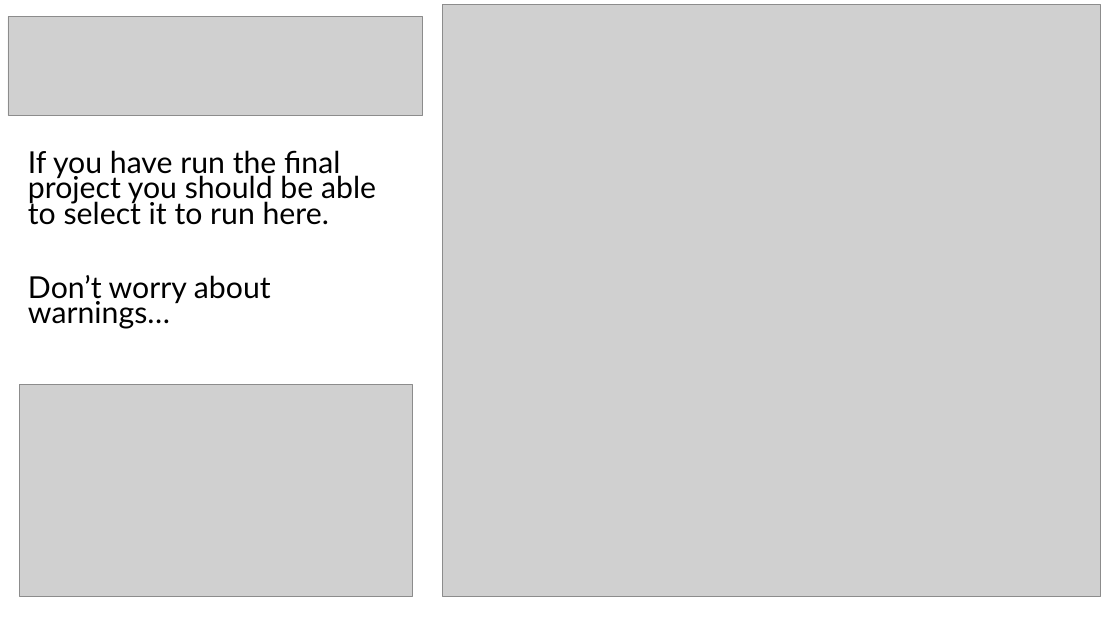
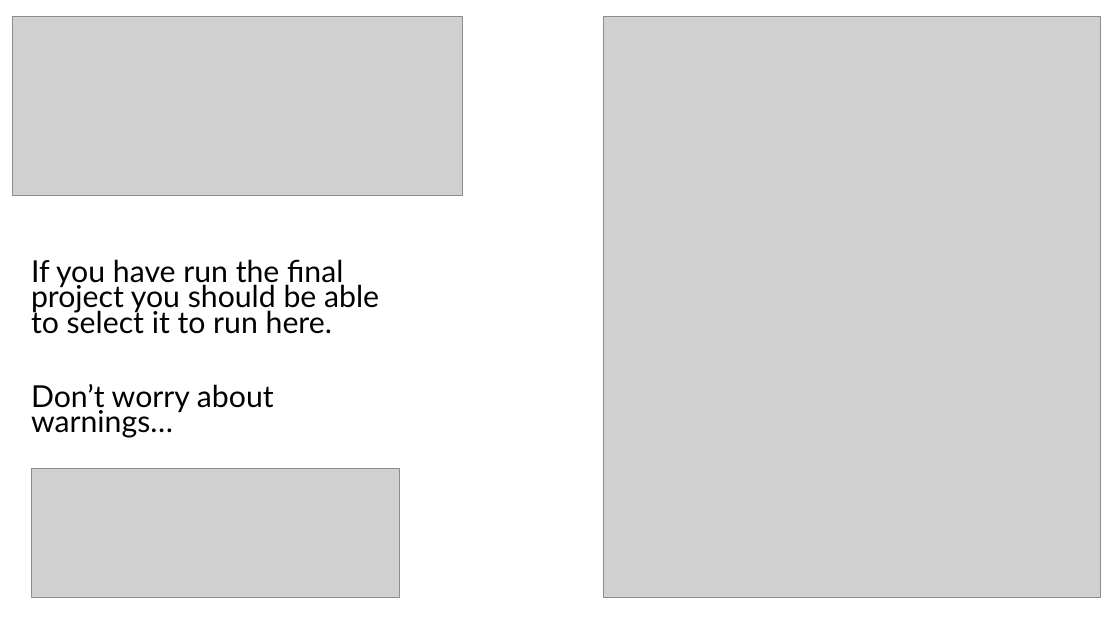
Before and after one commit to RHIT-CSSE/csse220, a slide deck: slide 4 of ClassMaterials/ComparableAndComparators/Slides/Part4-RunnableJars.pptx. Drawn at 1120x630 pixels with LibreOffice and Linux fonts; fonts in the diff are those of the drawing; grey boxes stand for pictures. Boxes give left, top, right and bottom in pixels: in the first picture for what was removed or moved away, otherwise in the second. Text is boxed around its words. In the diff, an @@ line names an element or a change of style, - is before the commit and + after.

```diff
--- a/ClassMaterials/ComparableAndComparators/Slides/Part4-RunnableJars.pptx
+++ b/ClassMaterials/ComparableAndComparators/Slides/Part4-RunnableJars.pptx
@@ picture removed at <box>8,17,423,115</box> @@
@@ picture added at <box>13,17,463,196</box> @@
@@ picture: place and size @@
-picture at <box>443,5,1101,597</box>
+picture at <box>603,17,1101,598</box>
@@ text "If you have run the ...": place and size @@
-text "If you have run the ..." at <box>28,150,376,329</box>
+text "If you have run the ..." at <box>31,259,379,438</box>
@@ picture: place and size @@
-picture at <box>19,385,413,597</box>
+picture at <box>31,469,399,598</box>
```
Also in this commit, not shown: 4 other slides changed, 1 slide added, 5 other files.
